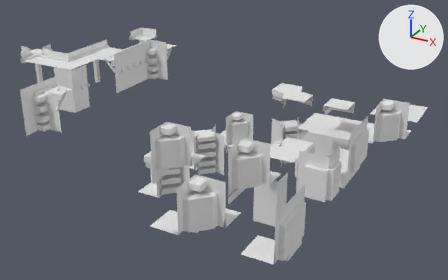
An edit to the FBX model Assets/Models/modules.fbx, drawn before and after from the same camera.
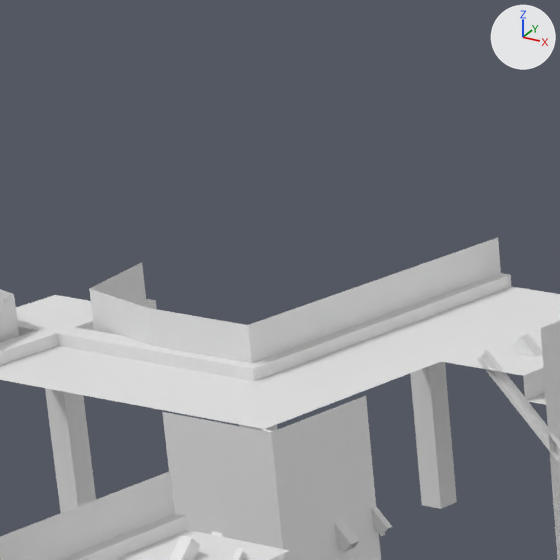
Old and new are each drawn whole from a 50 mm lens placed at (8.48, -25.7, 13.14), pointed at (-3.62, -3.7, 2.14) and again close up on the part from 6% to 26% of the width and 1% to 32% of the height. The lights are fixed; the arrows at upper right show +X, +Y and +Z.

In view in the first close-up: 'CeilInnerCorner', 'CeilWall', 'DoubleCornerBottom', 'InnerCornerBottom', 'PillarWall', 'WallBottom'.
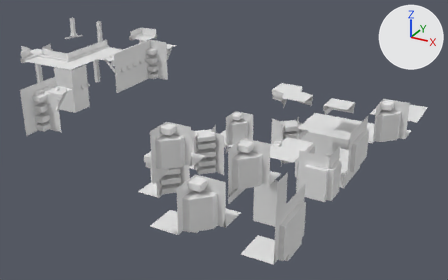
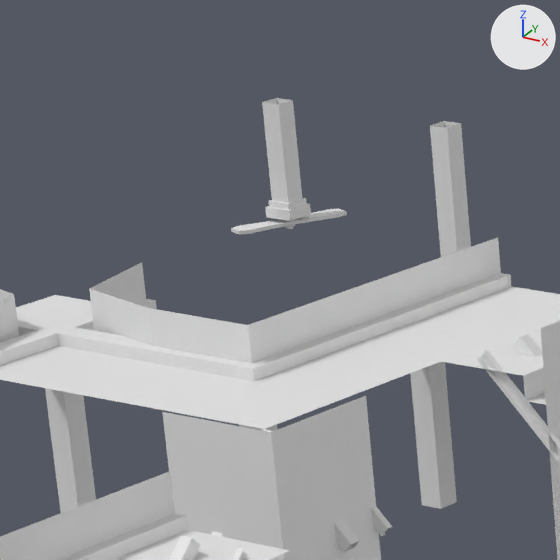
Commit message: Add multiple modules for a given occupation hash

Location of each change, [x1, y1, x2, y2] in pixels of the close-ups (560 x 560 px):
'FullAir_PillarBottom', added
    after: [231, 98, 347, 235]
'FullAir_Pillar', added
    after: [430, 121, 471, 257]

The change, as a diff of the scene's bpy script:
```diff
--- a/Assets/Models/modules.fbx.py
+++ b/Assets/Models/modules.fbx.py
@@ me_cornerbottom_006 @@
+me_cornerbottom_006.from_pydata(...)  # 251 vertices, 236 faces; spans x -0.263..0.263, y -0.56..0.56, z 0.786..2.0
@@ me_cornerbottom_005 @@
+me_cornerbottom_005.from_pydata(...)  # 24 vertices, 16 faces; spans x -0.1..0.1, y -0.1..0.1, z 0.0..2.0
@@ ob_fullair_pillarbottom @@
+ob_fullair_pillarbottom = bpy.data.objects.new('FullAir_PillarBottom', me_cornerbottom_006)
+ob_fullair_pillarbottom.location = (-17.0, 2.0, 3.0)
@@ ob_fullair_pillar @@
+ob_fullair_pillar = bpy.data.objects.new('FullAir_Pillar', me_cornerbottom_005)
+ob_fullair_pillar.location = (-15.0, 2.0, 3.0)
```
